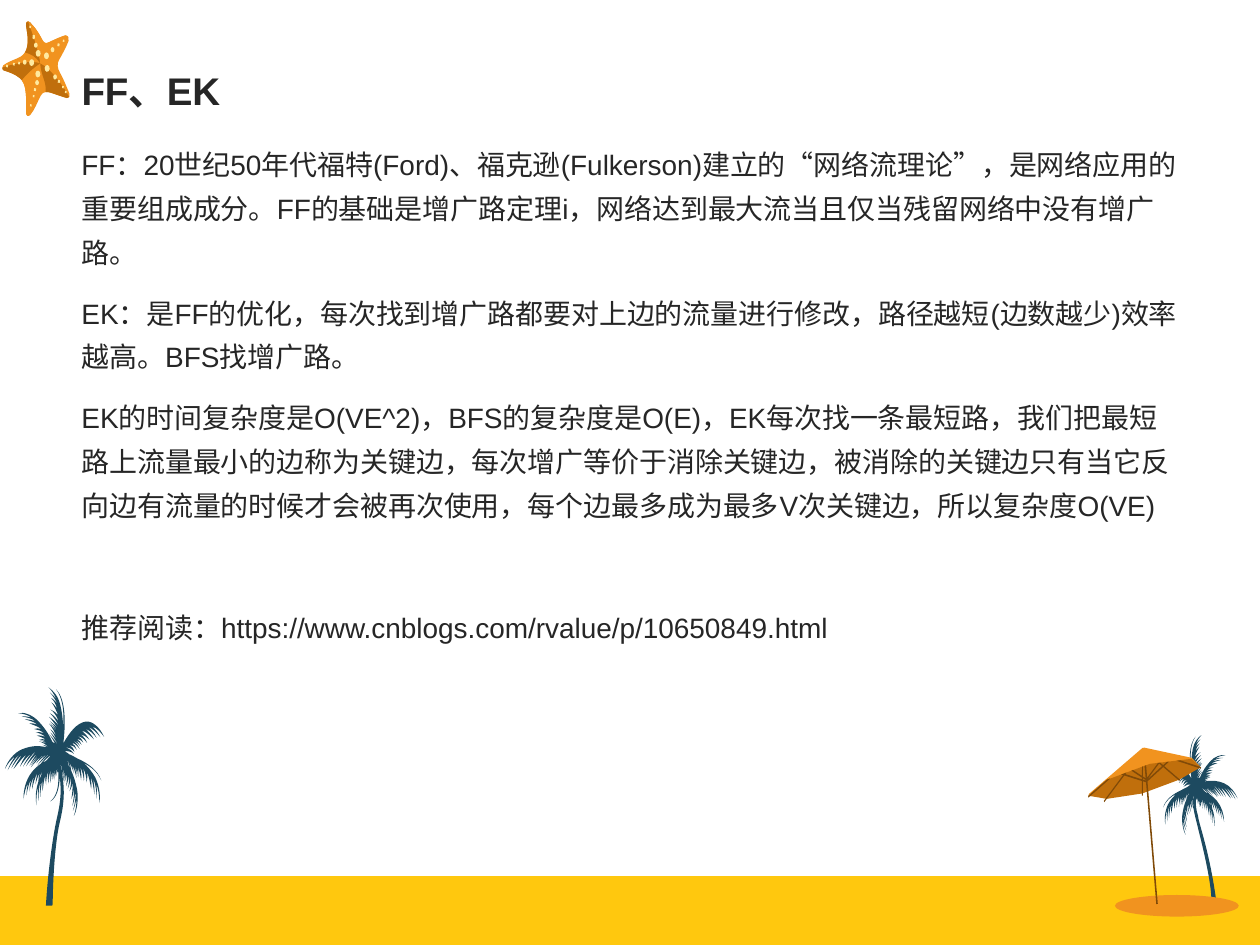
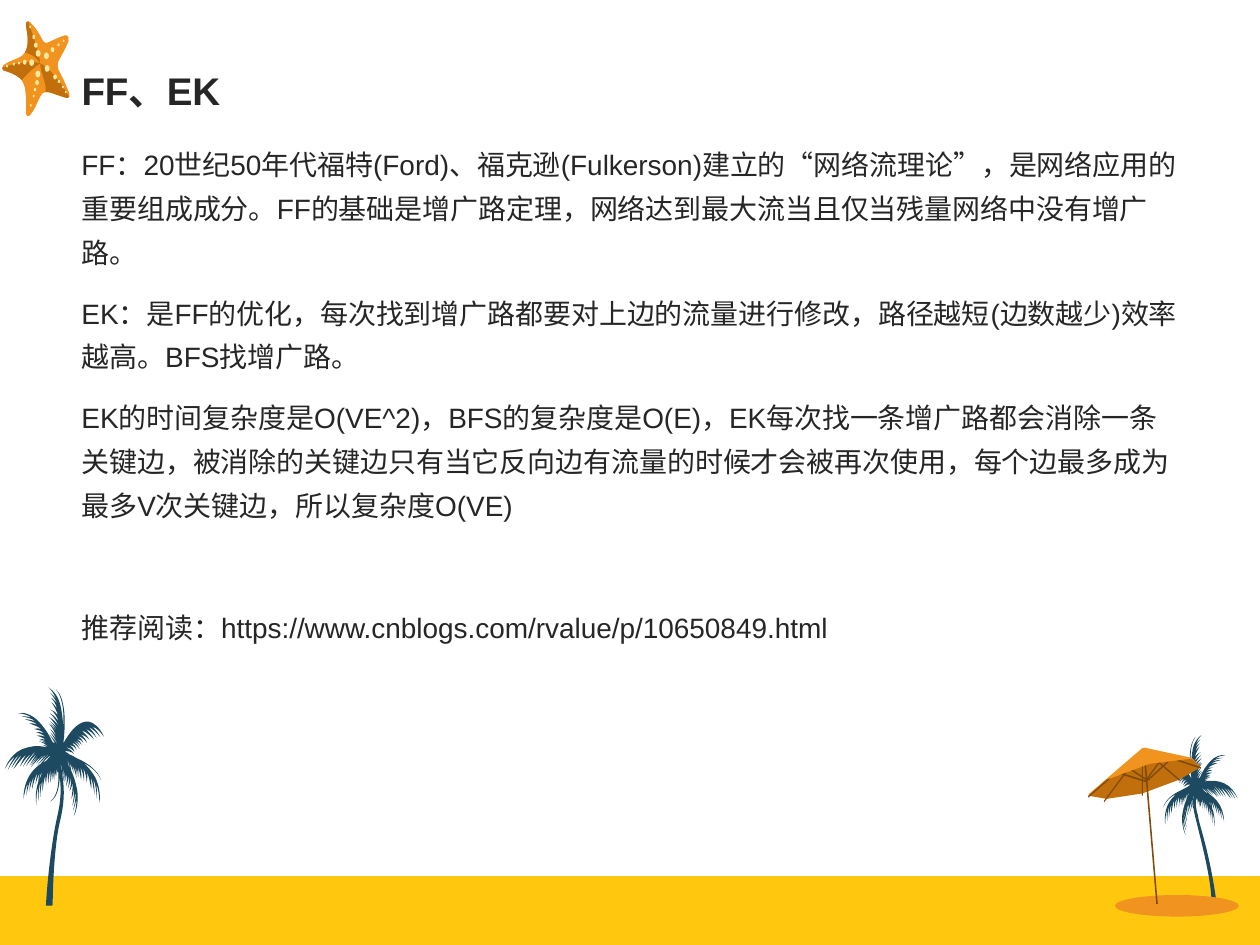
Before and after one commit to Sanzo00/ACM, a slide deck: slide 10 of report/最大流+费用流.ppt (slide 9 before the commit). Drawn at 1260x945 pixels with LibreOffice and Linux fonts; fonts in the diff are those of the drawing. Boxes give left, top, right and bottom in pixels: in the first picture for what was removed or moved away, otherwise in the second. Text is boxed around its words. In the diff, an @@ line names an element or a change of style, - is before the commit and + after.

Commit message:
update_2019/07/22

```diff
--- a/report/最大流+费用流.ppt
+++ b/report/最大流+费用流.ppt
@@ text at bbox=[81, 153, 1176, 265]: text changed @@
-FF：20世纪50年代福特(Ford)、福克逊(Fulkerson)建立的“网络流理论”，是网络应用的重要组成成分。FF的基础是增广路定理i，网络达到最大流当且仅当残留网络中没有增广路。
+FF：20世纪50年代福特(Ford)、福克逊(Fulkerson)建立的“网络流理论”，是网络应用的重要组成成分。FF的基础是增广路定理，网络达到最大流当且仅当残量网络中没有增广路。
@@ text at bbox=[81, 407, 1169, 522]: text changed @@
-EK的时间复杂度是O(VE^2)，BFS的复杂度是O(E)，EK每次找一条最短路，我们把最短路上流量最小的边称为关键边，每次增广等价于消除关键边，被消除的关键边只有当它反向边有流量的时候才会被再次使用，每个边最多成为最多V次关键边，所以复杂度O(VE)
+EK的时间复杂度是O(VE^2)，BFS的复杂度是O(E)，EK每次找一条增广路都会消除一条关键边，被消除的关键边只有当它反向边有流量的时候才会被再次使用，每个边最多成为最多V次关键边，所以复杂度O(VE)
```
Also in this commit, not shown: 5 other slides changed, 1 slide added.
